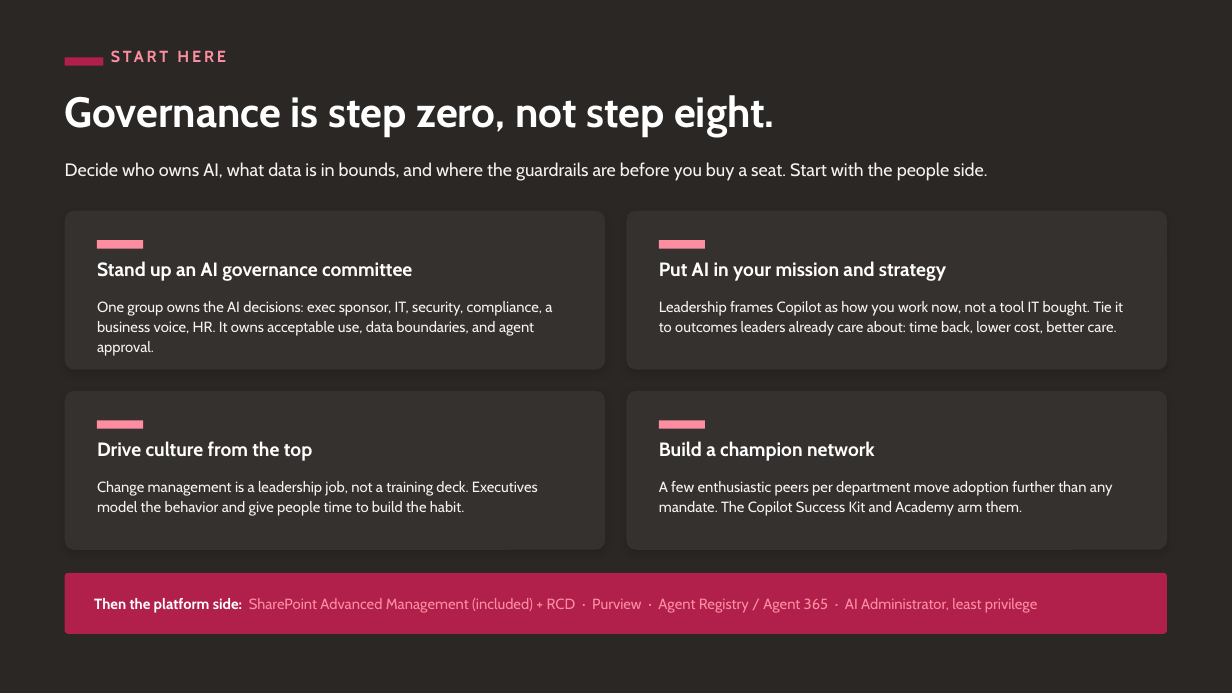
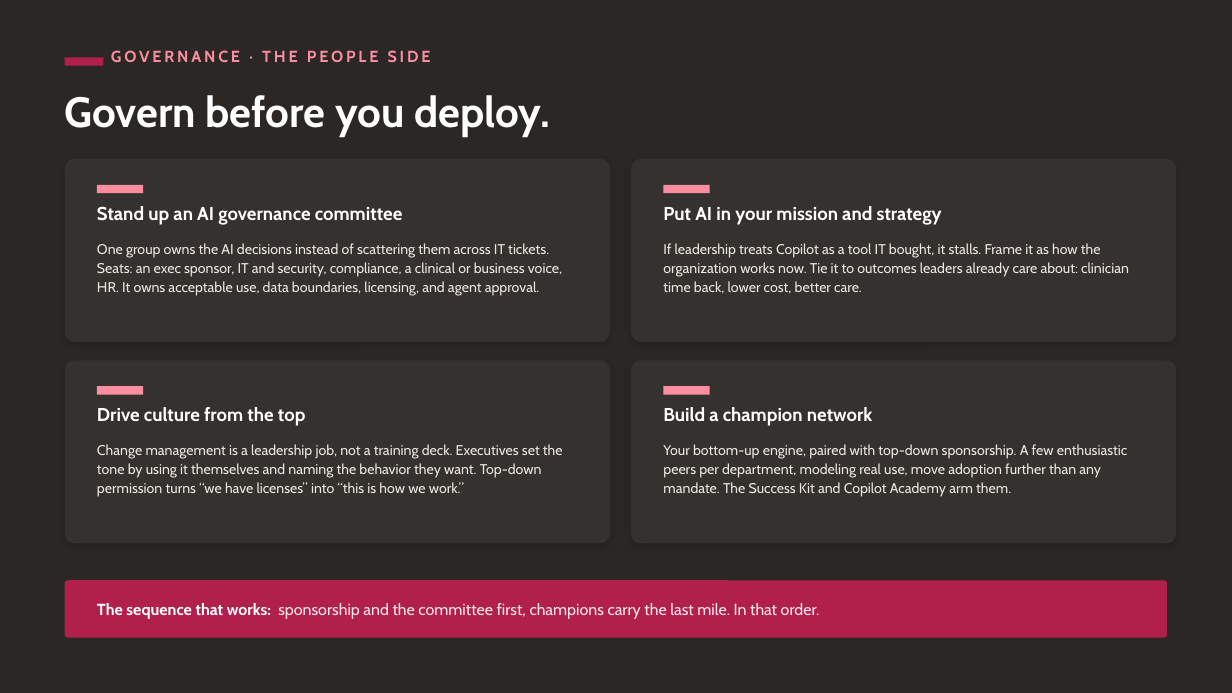
Before and after one commit to heyitsgoad/copilot-playground, a slide deck: slide 6 of education playground/assets/copilot licensing and deployment/Copilot-Licensing-Exec-Deck.pptx (slide 5 before the commit). Drawn at 1232x693 pixels with LibreOffice and Linux fonts; fonts in the diff are those of the drawing. Boxes give left, top, right and bottom in pixels: in the first picture for what was removed or moved away, otherwise in the second. Text is boxed around its words. In the diff, an @@ line names an element or a change of style, - is before the commit and + after.

```diff
--- a/education playground/assets/copilot licensing and deployment/Copilot-Licensing-Exec-Deck.pptx
+++ b/education playground/assets/copilot licensing and deployment/Copilot-Licensing-Exec-Deck.pptx
@@ text at (111, 50, 431, 62): text changed @@
-START HERE
+GOVERNANCE · THE PEOPLE SIDE
@@ text at (65, 95, 550, 136): text changed @@
-Governance is step zero, not step eight.
+Govern before you deploy.
@@ rounded rectangle: place and size @@
-rounded rectangle at (65, 211, 605, 370)
+rounded rectangle at (65, 159, 610, 342)
@@ text removed at (65, 162, 987, 181) @@
-Decide who owns AI, what data is in bounds, and where the guardrails are before you buy a seat. Start with the people side.
@@ proportions changed in 5 elements at (65, 580, 1167, 638), (65, 360, 610, 543), (631, 360, 1177, 543), (65, 159, 610, 342), (631, 159, 1177, 342) @@
@@ rounded rectangle: place and size @@
-rounded rectangle at (627, 211, 1167, 370)
+rounded rectangle at (631, 159, 1177, 342)
@@ text "Stand up an AI governance ...": place and size @@
-text "Stand up an AI governance ..." at (97, 261, 412, 281)
+text "Stand up an AI governance ..." at (97, 206, 402, 225)
@@ rectangle: place and size @@
-rectangle at (97, 240, 143, 249)
+rectangle at (97, 185, 143, 193)
@@ size 15 to 14.5 pt in 4 elements at (97, 407, 306, 426), (663, 407, 873, 426), (97, 206, 402, 225), (663, 206, 942, 225) @@
@@ text "Put AI in your mission ...": place and size @@
-text "Put AI in your mission ..." at (659, 261, 946, 281)
+text "Put AI in your mission ..." at (663, 206, 942, 225)
@@ rectangle: place and size @@
-rectangle at (659, 240, 705, 249)
+rectangle at (664, 185, 710, 193)
@@ text at (97, 243, 562, 296): text changed; size 11.5 to 11 pt; text colour #F7F4EF to #ECE7DF @@
-One group owns the AI decisions: exec sponsor, IT, security, compliance, a business voice, HR. It owns acceptable use, data boundaries, and agent approval.
+One group owns the AI decisions instead of scattering them across IT tickets. Seats: an exec sponsor, IT and security, compliance, a clinical or business voice, HR. It owns acceptable use, data boundaries, licensing, and agent approval.
@@ text at (663, 243, 1129, 294): text changed; size 11.5 to 11 pt; text colour #F7F4EF to #ECE7DF @@
-Leadership frames Copilot as how you work now, not a tool IT bought. Tie it to outcomes leaders already care about: time back, lower cost, better care.
+If leadership treats Copilot as a tool IT bought, it stalls. Frame it as how the organization works now. Tie it to outcomes leaders already care about: clinician time back, lower cost, better care.
@@ rounded rectangle: place and size @@
-rounded rectangle at (65, 391, 605, 550)
+rounded rectangle at (65, 360, 610, 543)
@@ rectangle: place and size @@
-rectangle at (97, 421, 143, 429)
+rectangle at (97, 386, 143, 395)
@@ rounded rectangle: place and size @@
-rounded rectangle at (627, 391, 1167, 550)
+rounded rectangle at (631, 360, 1177, 543)
@@ rectangle: place and size @@
-rectangle at (659, 421, 705, 429)
+rectangle at (664, 386, 710, 395)
@@ text "Drive culture from the top": place and size @@
-text "Drive culture from the top" at (97, 441, 312, 461)
+text "Drive culture from the top" at (97, 407, 306, 426)
@@ text "Build a champion network": place and size @@
-text "Build a champion network" at (659, 441, 875, 461)
+text "Build a champion network" at (663, 407, 873, 426)
@@ text at (97, 444, 563, 497): text changed; size 11.5 to 11 pt; text colour #F7F4EF to #ECE7DF @@
-Change management is a leadership job, not a training deck. Executives model the behavior and give people time to build the habit.
+Change management is a leadership job, not a training deck. Executives set the tone by using it themselves and naming the behavior they want. Top-down permission turns “we have licenses” into “this is how we work.”
@@ text at (663, 444, 1128, 497): text changed; size 11.5 to 11 pt; text colour #F7F4EF to #ECE7DF @@
-A few enthusiastic peers per department move adoption further than any mandate. The Copilot Success Kit and Academy arm them.
+Your bottom-up engine, paired with top-down sponsorship. A few enthusiastic peers per department, modeling real use, move adoption further than any mandate. The Success Kit and Copilot Academy arm them.
@@ rounded rectangle: place and size @@
-rounded rectangle at (65, 573, 1167, 634)
+rounded rectangle at (65, 580, 1167, 638)
@@ text removed at (94, 598, 1037, 613) @@
-Then the platform side: SharePoint Advanced Management (included) + RCD · Purview · Agent Registry / Agent 365 · AI Administrator, least privilege
@@ text added at (97, 603, 820, 619), 12.5 pt, text #FFE9EE @@
+The sequence that works: sponsorship and the committee first, champions carry the last mile. In that order.
```
Also in this commit, not shown: 7 other slides changed, 4 slides added, 2 other files.
